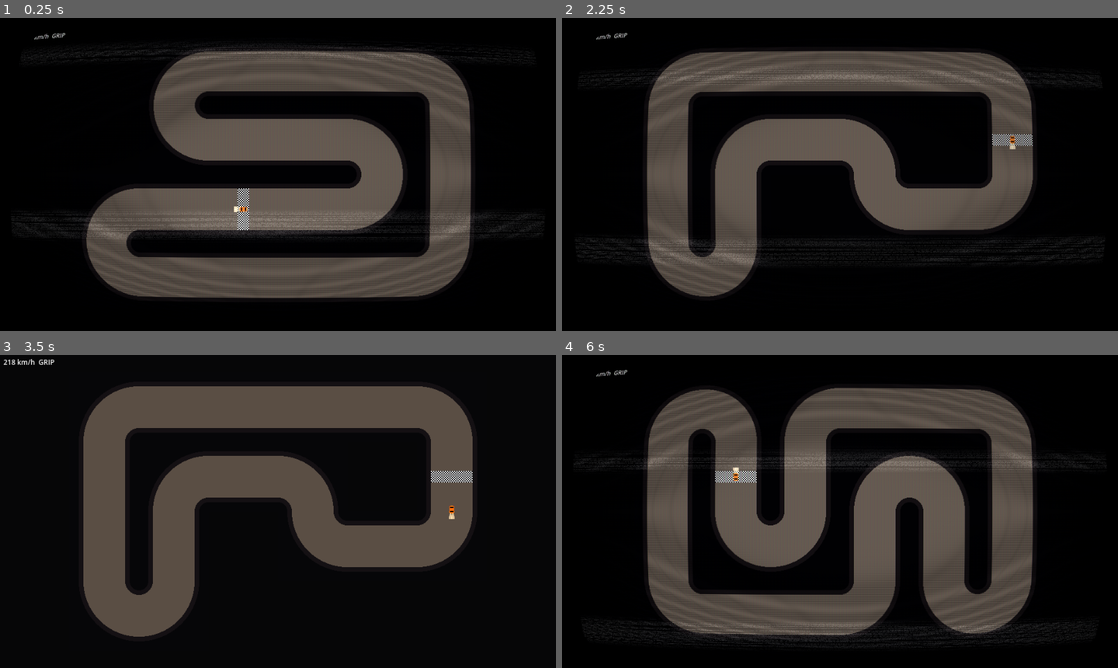
Above: before the commit, frames 1-4 (two rows, left to right).
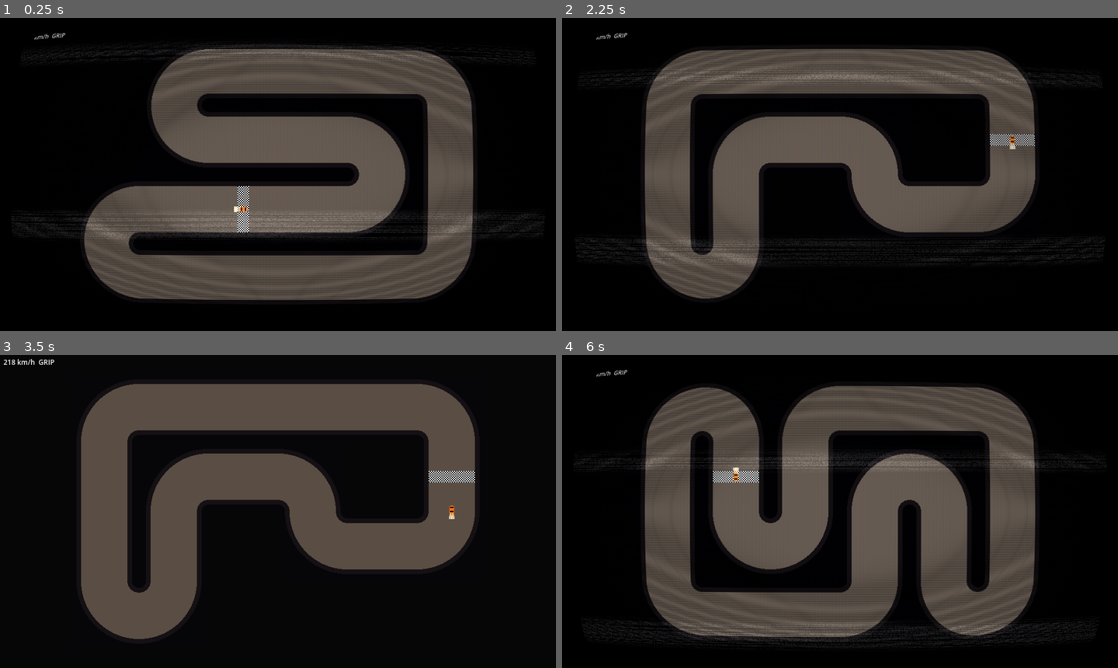
Above: after the commit, the same moments.

Repository: eben-vranken/scrapdrift
Game: Godot game, scene res://scenes/arena.tscn
Two runs of this game, one before a commit and one after it. Both use one fixed random seed, a clock stepped at 60 frames per second and the inputs below.
Inputs:
- Up to frame 1 (0.25 s): no input
- Up to frame 2 (2.25 s): hold D (steer_right) 0.53-1.28 s; hold Space (drift) 0.53-1.28 s; hold S (brake) 1.28-2.03 s; tap Space (drift) at 1.35 s; hold D (steer_right) from 2.03 s (still down); hold G (regenerate) from 2.03 s (still down)
- Up to frame 3 (3.5 s): tap Space (drift) at 2.3, 3.05 s; release D (steer_right) at 2.78 s; release G (regenerate) at 2.78 s; hold W (accelerate) from 2.78 s (still down); tap F (toggle_crt) at 2.85 s
- Up to frame 4 (6 s): release W (accelerate) at 3.53 s; hold Space (drift) 3.53-4.28 s; hold A (steer_left) 3.53-5.03 s; tap Enter at 4.25 s; tap Space (drift) at 4.35, 5.3 s; tap R (respawn) at 5, 5.75 s; hold S (brake) 5.03-5.78 s; hold G (regenerate) 5.03-5.78 s; hold D (steer_right) from 5.78 s (still down); tap F (toggle_crt) at 5.85 s

The runs differ from the first frame. In frame 1, 3.8% of the frame differs, in the area x 15-86%, y 9-91%; in frame 2, 3.1%; in frame 3, 2.9%; in frame 4, 4.1%, in the area x 14-86%, y 9-91%.

Commit message:
feat: increase tile size and add drift skid marks

Diff:
--- a/scenes/arena.tscn
+++ b/scenes/arena.tscn
@@ -4,6 +4,7 @@
 [ext_resource type="PackedScene" uid="uid://bui136pkntin0" path="res://scenes/car.tscn" id="2_car"]
 [ext_resource type="Script" uid="uid://cqdrgfxv0u6s" path="res://scripts/track.gd" id="3_track"]
 [ext_resource type="PackedScene" path="res://scenes/crt_overlay.tscn" id="4_crt"]
+[ext_resource type="Script" path="res://scripts/skid_marks.gd" id="5_skid"]
 
 [node name="Arena" type="Node2D" unique_id=1666835188]
 script = ExtResource("1_arena")
@@ -16,6 +17,10 @@
 
 [node name="Track" type="Node2D" parent="." unique_id=1345476626]
 script = ExtResource("3_track")
+
+[node name="SkidMarks" type="Node2D" parent="."]
+script = ExtResource("5_skid")
+car_path = NodePath("../Car")
 
 [node name="Car" parent="." unique_id=949647998 instance=ExtResource("2_car")]
 position = Vector2(-200, 120)
--- a/scripts/arena.gd
+++ b/scripts/arena.gd
@@ -7,6 +7,7 @@
 
 @onready var car: CarScript = $Car
 @onready var track := $Track
+@onready var skid_marks := $SkidMarks
 @onready var readout: Label = $HUD/Readout
 
 var spawn_point: Transform2D
@@ -17,6 +18,9 @@
 	spawn_point = track.get_spawn()
 	car.reset(spawn_point)
 	car.crashed.connect(_on_car_crashed)
+	# Every rebuild, not just the one below, so this keeps holding once the track
+	# starts regenerating on its own every few laps.
+	track.rebuilt.connect(skid_marks.clear)
 
 
 func _process(_delta: float) -> void:
--- /dev/null
+++ b/scripts/skid_marks.gd
@@ -0,0 +1,179 @@
+extends Node2D
+
+## Tyre scars the car burns into the asphalt while it is sideways.
+##
+## Each rear wheel lays its own trail. A trail is a Line2D that grows point by
+## point for as long as the slide lasts and is closed off the moment it ends, so
+## one slide reads as one continuous scar rather than a dotted crumb trail.
+##
+## The marks do not fade. A lap's worth of them is a record of how that lap was
+## driven, and the only thing that clears them is the surface they are painted on
+## going away, which is why this listens to the track rather than a timer.
+##
+## Draw order is tree order: this node sits between the track and the car in the
+## scene, so marks land on top of the asphalt and under the vehicle.
+
+const CarScript := preload("res://scripts/car.gd")
+
+## Hard ceiling on the points in one trail. A single unbroken donut would
+## otherwise grow one Line2D without limit; past this the trail is closed and a
+## fresh one continues from the same point, which also makes max_marks a real
+## memory bound instead of a rough one.
+const MAX_TRAIL_POINTS := 256
+
+## Distance between two samples that can only mean the car was moved rather than
+## driven. Respawning mid-slide would otherwise draw a scar straight across the
+## infield.
+const TELEPORT_GAP := 40.0
+
+@export var car_path: NodePath = ^"../Car"
+
+@export_group("Shape")
+## The rear axle in car-local pixels: x runs toward the nose, y across the car,
+## so these sit behind the centre and one either side. Any number of wheels
+## works; two is what the sprite has.
+@export var wheel_offsets: Array[Vector2] = [Vector2(-5.0, -4.0), Vector2(-5.0, 4.0)]
+@export var mark_width := 2.0
+## How far the car must travel before another point is laid. Small enough that
+## corners stay smooth, large enough that sitting still does not pile up points.
+@export var point_spacing := 3.0
+
+@export_group("Look")
+## Rubber over asphalt. Alpha carries most of the read, since a solid black
+## stripe fights the car for attention on a track where contact kills.
+@export var mark_color := Color(0.055, 0.043, 0.055, 0.55)
+## Slide needed before rubber goes down at all. The nose springs out from
+## straight, so this is also what stops every flick of the drift button from
+## stamping a mark.
+@export_range(0.0, 1.0) var min_slide := 0.25
+## Shades of mark between the faintest and the fullest. Line2D colours a whole
+## line at once, so the trail is split at each step boundary instead, seamed on
+## the shared point. 1 turns the whole thing off and lays one flat shade.
+@export_range(1, 6) var intensity_steps := 3
+## Width and alpha at the faintest step, as a share of the full mark. This is
+## what makes a full-lock slide read differently from a trimmed one.
+@export_range(0.1, 1.0) var faint_share := 0.45
+
+@export_group("Budget")
+## Oldest trails are dropped past this. Two wheels means a slide costs at least
+## two, so this is roughly half the number of slides kept.
+@export var max_marks := 96
+
+var _car: CarScript
+## Every mark on the ground, oldest first.
+var _trails: Array[Line2D] = []
+## Per wheel: the trail currently being extended, the step it was opened at, and
+## where its last point landed.
+var _active: Array[Line2D] = []
+var _active_step: Array[int] = []
+var _last_point: Array[Vector2] = []
+
+
+func _ready() -> void:
+	_car = get_node_or_null(car_path) as CarScript
+	if _car == null:
+		push_error("SkidMarks: car_path does not point at a car, no marks will be laid.")
+		set_physics_process(false)
+		return
+
+	_active.resize(wheel_offsets.size())
+	_active_step.resize(wheel_offsets.size())
+	_last_point.resize(wheel_offsets.size())
+
+
+## Sampled on the physics tick because that is the only rate the car's own
+## position changes at. Anything finer would just lay duplicate points.
+func _physics_process(_delta: float) -> void:
+	var slide := _car.slide_ratio()
+	var laying := _car.is_drifting and slide >= min_slide
+	var step := _step_for(slide)
+
+	for wheel in wheel_offsets.size():
+		if not laying:
+			_active[wheel] = null  # the slide is over; the next one starts clean
+			continue
+		_extend(wheel, to_local(_car.global_transform * wheel_offsets[wheel]), step)
+
+
+## Adds a point to a wheel's trail, opening a new one first if the old one can no
+## longer take it.
+func _extend(wheel: int, point: Vector2, step: int) -> void:
+	var line: Line2D = _active[wheel]
+	var seam := true
+
+	if line != null:
+		var gap := point.distance_to(_last_point[wheel])
+		if gap > TELEPORT_GAP:
+			line = null
+			seam = false  # the car did not drive this, so nothing joins it
+		elif step != _active_step[wheel] or line.get_point_count() >= MAX_TRAIL_POINTS:
+			line = null
+		elif gap < point_spacing:
+			return
+
+	if line == null:
+		var previous: Line2D = _active[wheel]
+		line = _open(step)
+		# Start on the old trail's last point so a change of shade shows as a
+		# step in the same scar rather than a break in it.
+		if seam and previous != null:
+			line.add_point(_last_point[wheel])
+		_active[wheel] = line
+		_active_step[wheel] = step
+
+	line.add_point(point)
+	_last_point[wheel] = point
+
+
+func _open(step: int) -> Line2D:
+	var weight := _weight(step)
+	var line := Line2D.new()
+	line.width = mark_width * lerpf(faint_share, 1.0, weight)
+	line.default_color = Color(
+		mark_color.r, mark_color.g, mark_color.b, mark_color.a * lerpf(faint_share, 1.0, weight)
+	)
+	line.joint_mode = Line2D.LINE_JOINT_ROUND
+	line.begin_cap_mode = Line2D.LINE_CAP_ROUND
+	line.end_cap_mode = Line2D.LINE_CAP_ROUND
+	line.antialiased = false  # the whole game is nearest-neighbour; no soft edges
+	add_child(line)
+
+	_trails.append(line)
+	# Oldest first, but never a trail a wheel is still writing into: freeing one
+	# of those would leave a wheel extending a dead node.
+	while _trails.size() > max_marks and not _active.has(_trails[0]):
+		_drop(_trails.pop_front())
+	return line
+
+
+## Which shade this much slide earns. The band runs from min_slide, where rubber
+## first goes down, up to a full-lock slide.
+func _step_for(slide: float) -> int:
+	if intensity_steps <= 1:
+		return 0
+	var span := 1.0 - min_slide
+	var t := 1.0 if span <= 0.0 else clampf((slide - min_slide) / span, 0.0, 1.0)
+	return mini(int(t * intensity_steps), intensity_steps - 1)
+
+
+func _weight(step: int) -> float:
+	if intensity_steps <= 1:
+		return 1.0
+	return float(step) / float(intensity_steps - 1)
+
+
+## Wipes every mark. Meant for a track rebuild: the asphalt these were burnt into
+## no longer exists.
+func clear() -> void:
+	for line in _trails:
+		_drop(line)
+	_trails.clear()
+	for wheel in _active.size():
+		_active[wheel] = null
+
+
+## Detached before it is freed, the same way the track drops its old tiles, so a
+## wipe is visible on the frame it happens rather than the frame after.
+func _drop(line: Line2D) -> void:
+	remove_child(line)
+	line.queue_free()
--- a/scripts/track.gd
+++ b/scripts/track.gd
@@ -9,6 +9,11 @@
 ## Grid dimensions, tile size and corridor width are all parameters, and every
 ## piece of barrier geometry is computed from them. Moving to a different grid is
 ## three numbers in the inspector plus tile art at the matching size.
+
+## Fires once the old track is gone and the new path is known, before the new
+## geometry exists. Anything painted onto the old surface, skid marks included,
+## is stale from here on.
+signal rebuilt
 
 enum TileKind { STRAIGHT, CURVE }
 
@@ -35,8 +40,8 @@
 ## and lets any tile connect to any other.
 ##
 ## This is baked into the tile art as well, so changing it here alone desyncs
-## collision from the visuals. The art currently runs 24..95, so 72.
-@export var corridor_width := 72
+## collision from the visuals. The art currently runs 20..99, so 80.
+@export var corridor_width := 80
 
 @export_group("Generation")
 ## Off builds the plain perimeter loop instead, which is handy when tuning
@@ -127,6 +132,7 @@
 
 	path = loop
 	finish_index = start_line_index
+	rebuilt.emit()
 	if not _validate(loop):
 		return
 	_check_fit()
Not shown, added: scripts/skid_marks.gd.uid
Binary file changed: textures/tiles/curve.png
Binary file changed: textures/tiles/finish.png
Binary file changed: textures/tiles/straight.png
